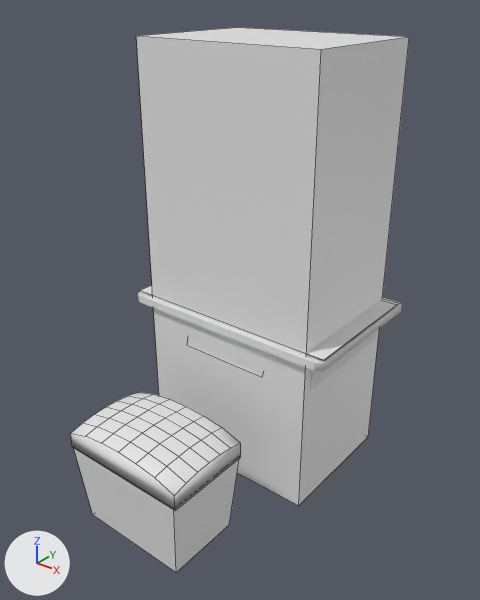
A saved change to the FBX model Assets/Resources/Cabinets/PreFab/cocktailMesh.fbx.
One viewpoint serves both versions: a 50 mm camera at (1.341, -1.839, 1.727) aimed at (0.053, -0.229, 0.729). The lights are fixed; the arrows at lower left show +X, +Y and +Z. Mesh edges are drawn as thin lines on the coarser meshes. Where no turn or scale is listed for an object, it has been applied to the vertices.

Objects in the first picture: 'alm', 'asiento', 'base', 'bezel', 'blocker', 'top'.
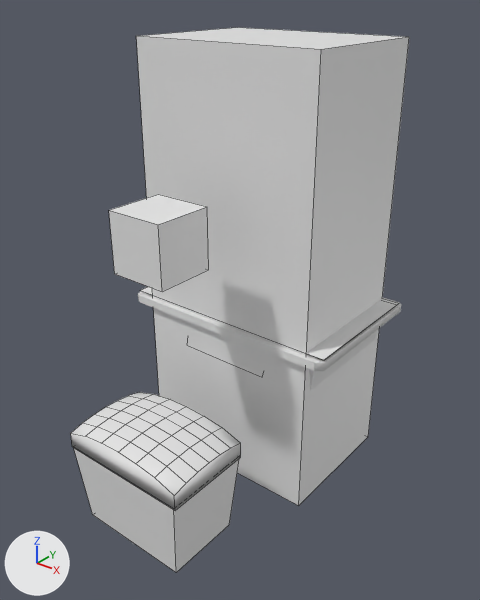
Location of each change, (x1, y1, x2, y2) in pixels of the pictures (480 x 600 px):
'player-head', added
    after: (109, 194, 209, 291)

Diff of the bpy script that builds the scene:
```diff
--- a/Assets/Resources/Cabinets/PreFab/cocktailMesh.fbx.py
+++ b/Assets/Resources/Cabinets/PreFab/cocktailMesh.fbx.py
@@ me_cube_002 @@
+me_cube_002.from_pydata(...)  # a box spanning x -0.1..0.1, y -0.1..0.1, z -0.1..0.1
@@ ob_player_head @@
+ob_player_head = bpy.data.objects.new('player-head', me_cube_002)
+ob_player_head.location = (0.0, -0.541, 1.025)
```
